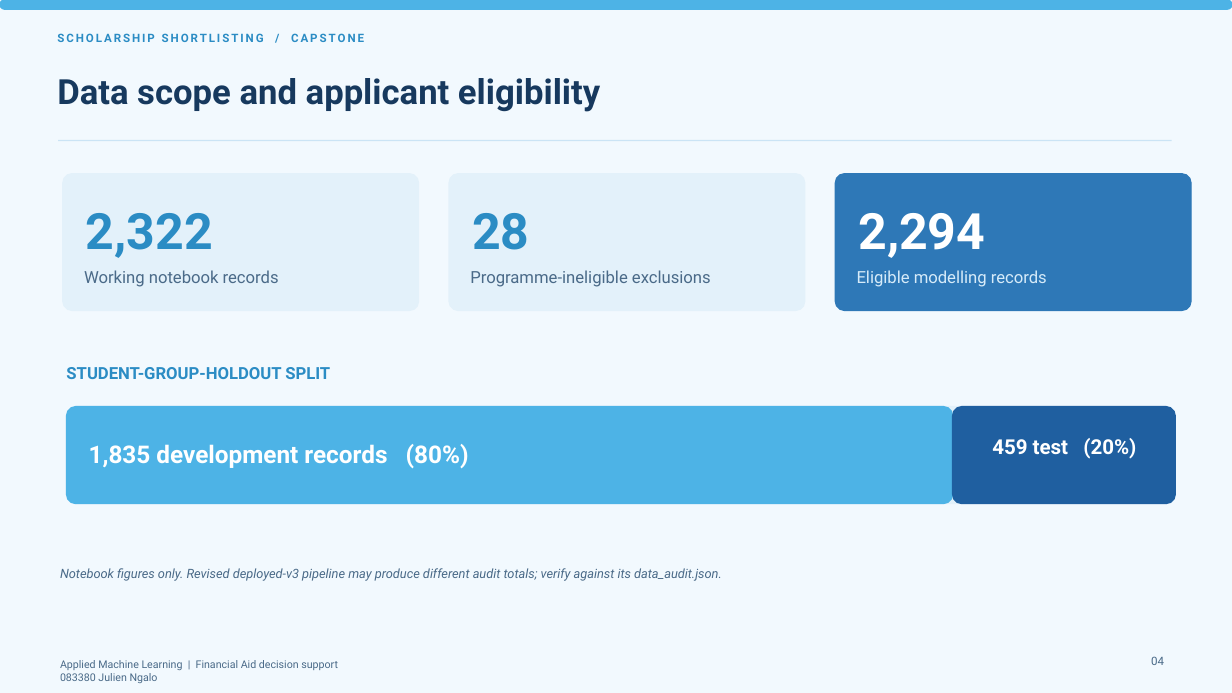
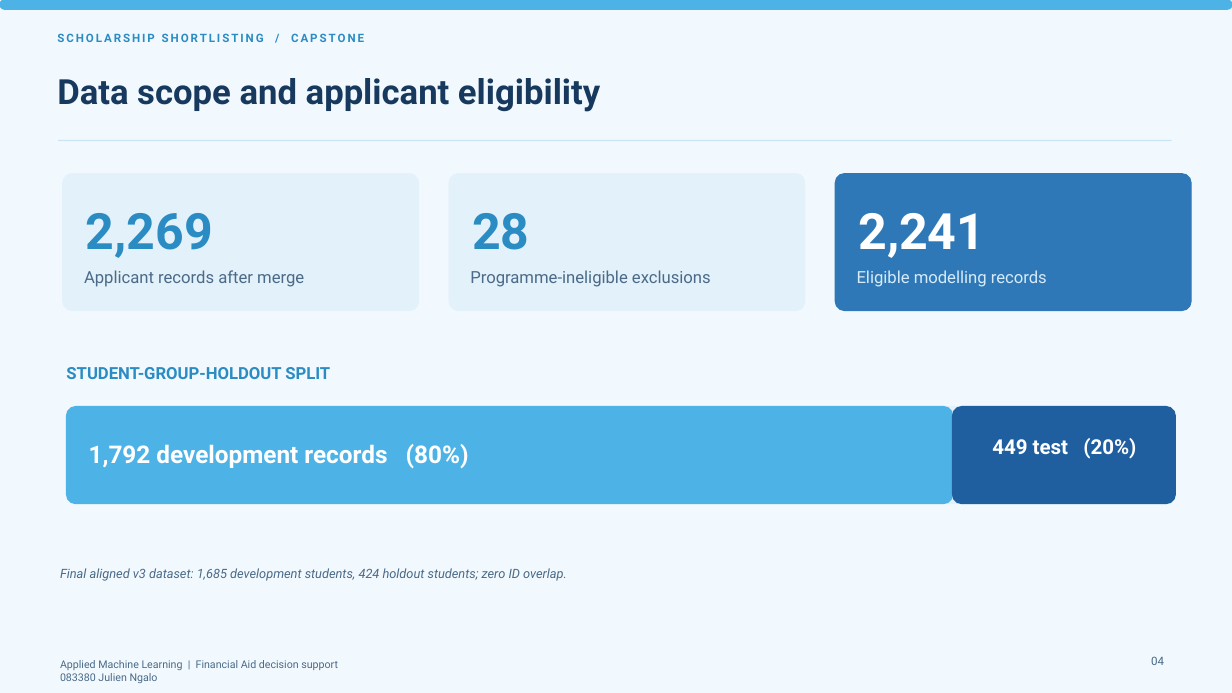
Before and after one commit to JulienNgalo/Scholarship_capstone_project, a slide deck: slide 4 of )83380 - Capstone Project Presentation - Final.pptx. Drawn at 1232x693 pixels with LibreOffice and Linux fonts; fonts in the diff are those of the drawing. Boxes give left, top, right and bottom in pixels: in the first picture for what was removed or moved away, otherwise in the second. Text is boxed around its words. In the diff, an @@ line names an element or a change of style, - is before the commit and + after.

```diff
--- a/)83380 - Capstone Project Presentation - Final.pptx
+++ b/)83380 - Capstone Project Presentation - Final.pptx
@@ text at <box>86,213,213,258</box>: text changed @@
-2,322
+2,269
@@ text at <box>858,213,985,258</box>: text changed @@
-2,294
+2,241
@@ text at <box>84,270,304,287</box>: text changed @@
-Working notebook records
+Applicant records after merge
@@ text at <box>89,444,469,468</box>: text changed @@
-1,835 development records (80%)
+1,792 development records (80%)
@@ text at <box>992,438,1136,459</box>: text changed @@
-459 test (20%)
+449 test (20%)
@@ text at <box>60,568,567,581</box>: text changed @@
-Notebook figures only. Revised deployed-v3 pipeline may produce different audit totals; verify against its data_audit.json.
+Final aligned v3 dataset: 1,685 development students, 424 holdout students; zero ID overlap.
```
Also in this commit, not shown: 4 other slides changed, 1 slide added, 1 slide removed.
